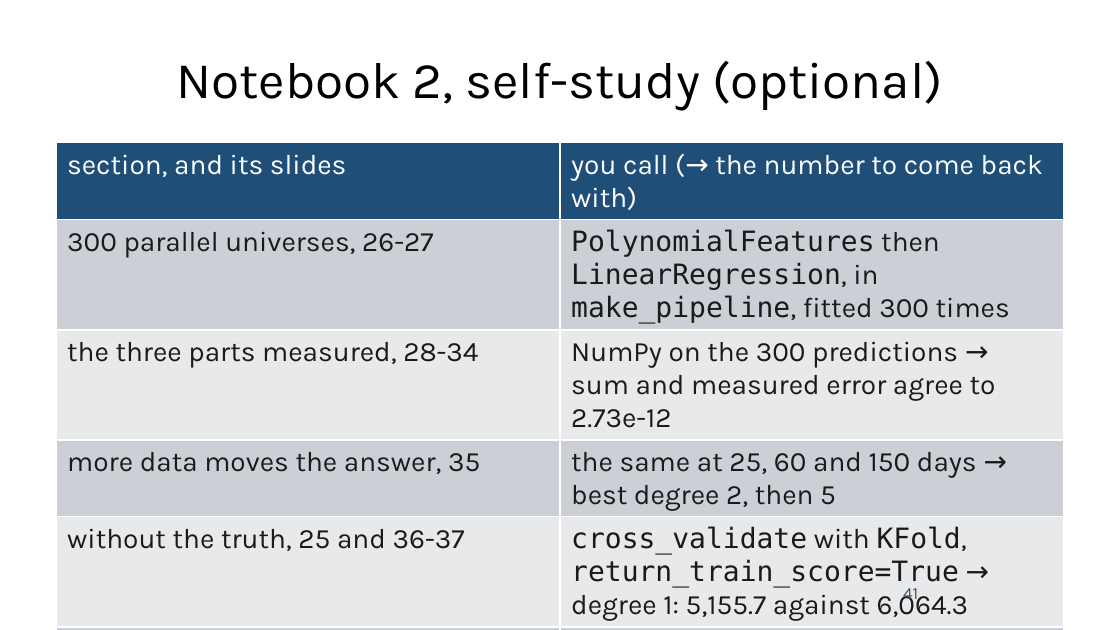
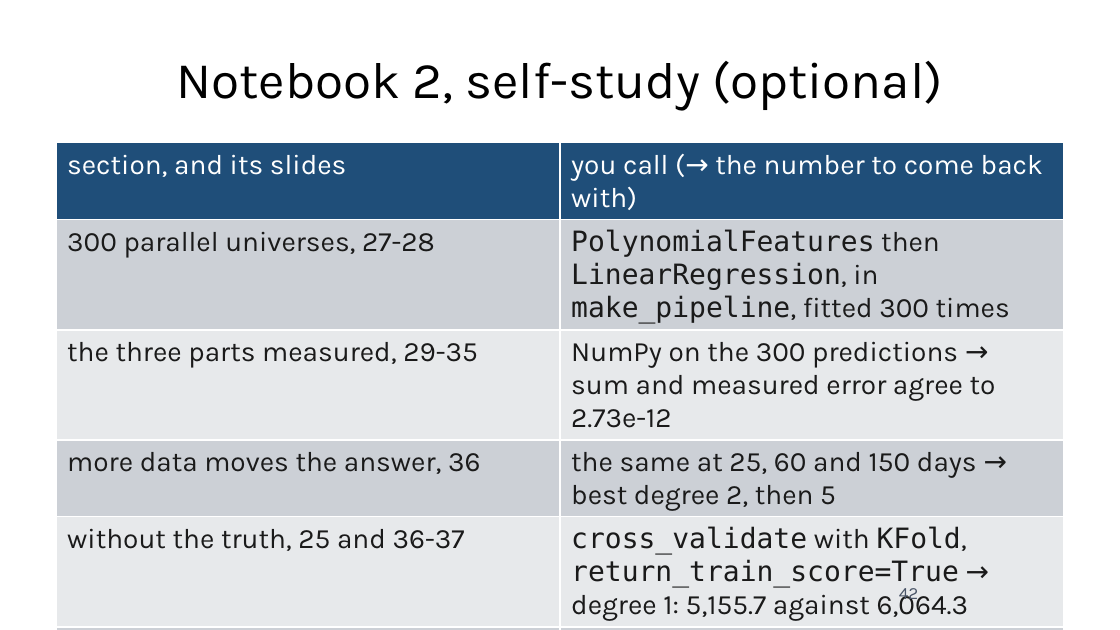
Before and after one commit to fabioantonini/technologies-for-artificial-intelligence, a slide deck: slide 42 of Lessons/05_experimental_methodology/Slides/experimental_methodology_slides.pptx (slide 41 before the commit). Drawn at 1120x630 pixels with LibreOffice and Linux fonts; fonts in the diff are those of the drawing; background and template pictures are left out. Boxes give left, top, right and bottom in pixels: in the first picture for what was removed or moved away, otherwise in the second. Text is boxed around its words. In the diff, an @@ line names an element or a change of style, - is before the commit and + after.

```diff
--- a/Lessons/05_experimental_methodology/Slides/experimental_methodology_slides.pptx
+++ b/Lessons/05_experimental_methodology/Slides/experimental_methodology_slides.pptx
@@ table at box(56, 143, 1064, 624) @@
-row 2, column 1: 300 parallel universes, 26-27
+row 2, column 1: 300 parallel universes, 27-28
-row 3, column 1: the three parts measured, 28-34
+row 3, column 1: the three parts measured, 29-35
-row 4, column 1: more data moves the answer, 35
+row 4, column 1: more data moves the answer, 36
-row 6, column 1: learning curves, 38-40
+row 6, column 1: learning curves, 39-41
@@ page number at box(899, 588, 918, 604): text changed @@
-41
+42
```
Also in this commit, not shown: 4 other slides changed, 3 slides added, 15 other files.
